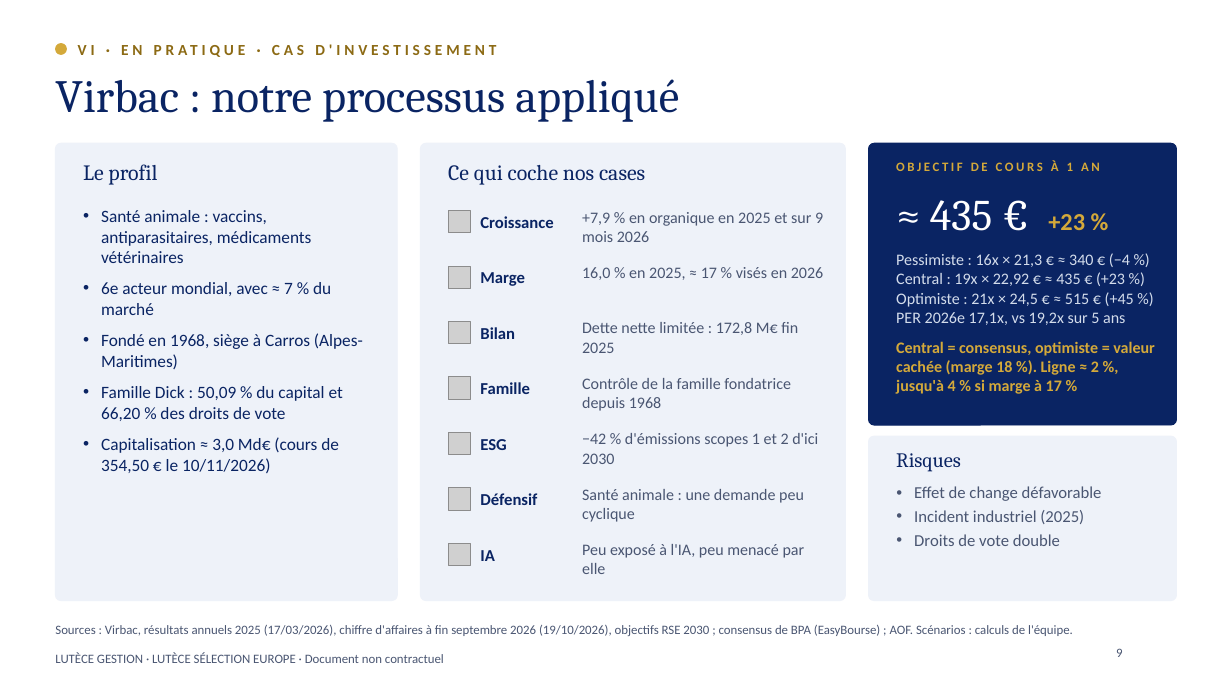
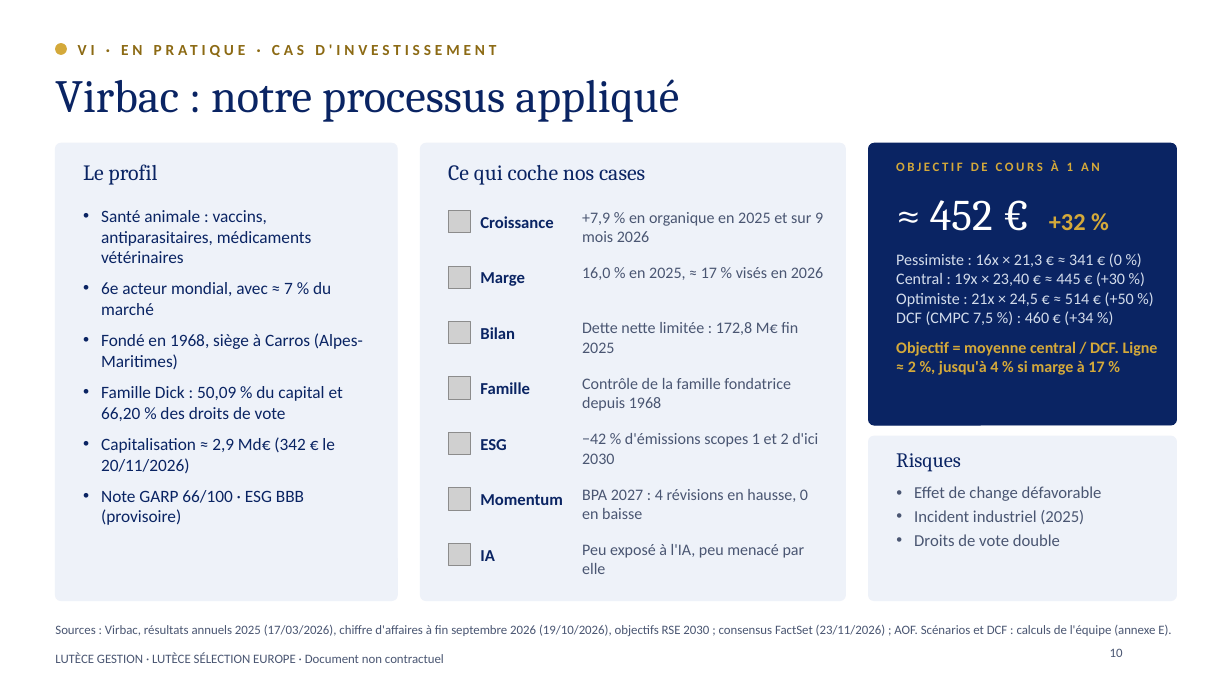
Before and after one commit to charlesarthurfrancois-sys/ponytail, a slide deck: slide 10 of student-challenge/Lutece_Selection_Europe_Student_Challenge.pptx (slide 9 before the commit). Drawn at 1232x693 pixels with LibreOffice and Linux fonts; fonts in the diff are those of the drawing; grey boxes stand for pictures; background and template pictures are left out. Boxes give left, top, right and bottom in pixels: in the first picture for what was removed or moved away, otherwise in the second. Text is boxed around its words. In the diff, an @@ line names an element or a change of style, - is before the commit and + after.

```diff
--- a/student-challenge/Lutece_Selection_Europe_Student_Challenge.pptx
+++ b/student-challenge/Lutece_Selection_Europe_Student_Challenge.pptx
@@ text at (930, 200, 1086, 231): text changed @@
-≈ 435 € +23 %
+≈ 452 € +32 %
@@ text at (896, 253, 1134, 325): text changed @@
-Pessimiste : 16x × 21,3 € ≈ 340 € (−4 %)
-Central : 19x × 22,92 € ≈ 435 € (+23 %)
-Optimiste : 21x × 24,5 € ≈ 515 € (+45 %)
-PER 2026e 17,1x, vs 19,2x sur 5 ans
+Pessimiste : 16x × 21,3 € ≈ 341 € (0 %)
+Central : 19x × 23,40 € ≈ 445 € (+30 %)
+Optimiste : 21x × 24,5 € ≈ 514 € (+50 %)
+DCF (CMPC 7,5 %) : 460 € (+34 %)
@@ text at (896, 341, 1158, 375): text changed @@
-Central = consensus, optimiste = valeur cachée (marge 18 %). Ligne ≈ 2 %, jusqu'à 4 % si marge à 17 %
+Objectif = moyenne central / DCF. Ligne ≈ 2 %, jusqu'à 4 % si marge à 17 %
@@ text at (101, 437, 335, 525): text changed @@
-• Capitalisation ≈ 3,0 Md€ (cours de 354,50 € le 10/11/2026)
+• Capitalisation ≈ 2,9 Md€ (342 € le 20/11/2026)
+• Note GARP 66/100 · ESG BBB (provisoire)
@@ text at (480, 494, 562, 505): text changed @@
-Défensif
+Momentum
@@ text at (582, 489, 808, 519): text changed @@
-Santé animale : une demande peu cyclique
+BPA 2027 : 4 révisions en hausse, 0 en baisse
@@ text at (55, 625, 1171, 636): text changed @@
-Sources : Virbac, résultats annuels 2025 (17/03/2026), chiffre d'affaires à fin septembre 2026 (19/10/2026), objectifs RSE 2030 ; consensus de BPA (EasyBourse) ; AOF. Scénarios : calculs de l'équipe.
+Sources : Virbac, résultats annuels 2025 (17/03/2026), chiffre d'affaires à fin septembre 2026 (19/10/2026), objectifs RSE 2030 ; consensus FactSet (23/11/2026) ; AOF. Scénarios et DCF : calculs de l'équipe (annexe E).
@@ page number at (1110, 648, 1123, 657): text changed @@
-9
+10
```
Also in this commit, not shown: 7 other slides changed, 6 slides added, 1 other file.
